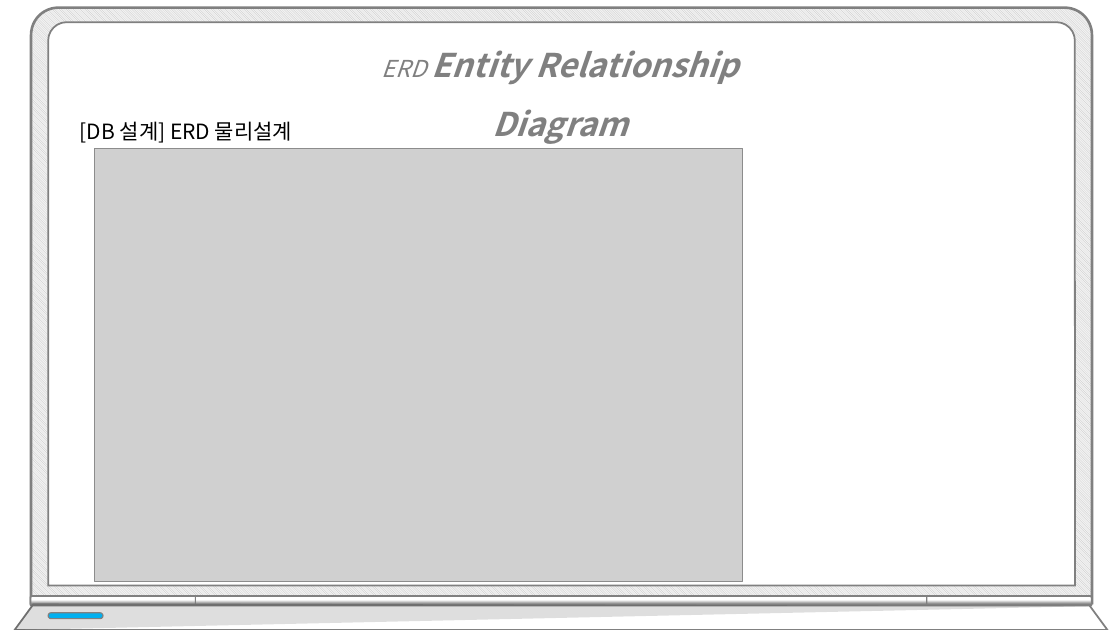
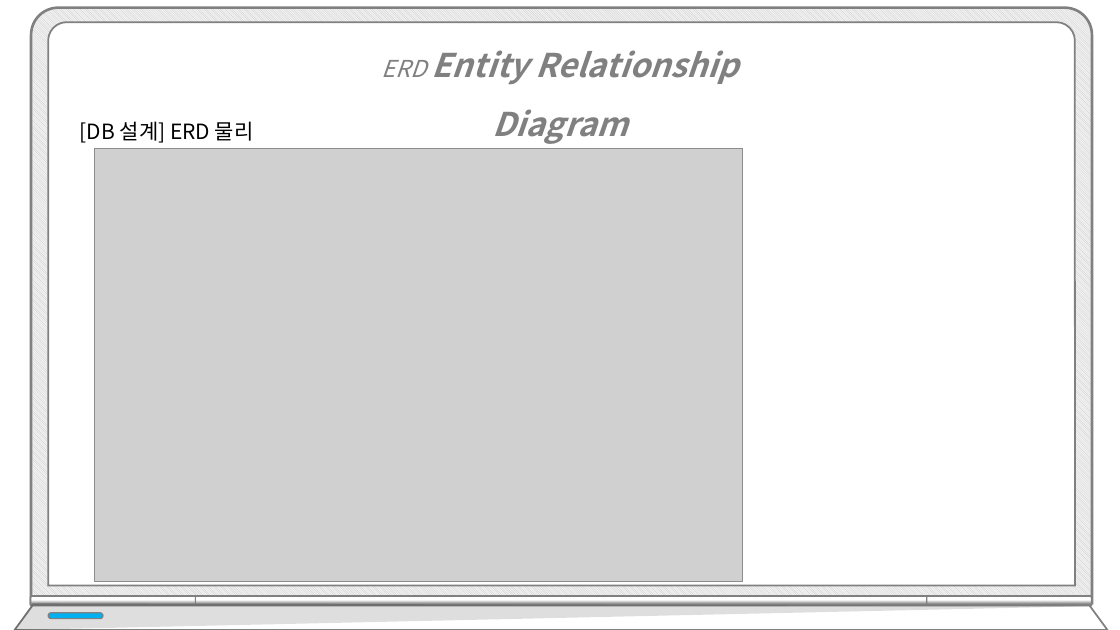
Before and after one commit to hhsw07/ezen-academy-projects, a slide deck: slide 14 of WebContent/발표/4차/프로젝트5_4차.pptx. Drawn at 1120x630 pixels with LibreOffice and Linux fonts; fonts in the diff are those of the drawing; grey boxes stand for pictures. Boxes give left, top, right and bottom in pixels: in the first picture for what was removed or moved away, otherwise in the second. Text is boxed around its words. In the diff, an @@ line names an element or a change of style, - is before the commit and + after.

```diff
--- a/WebContent/발표/4차/프로젝트5_4차.pptx
+++ b/WebContent/발표/4차/프로젝트5_4차.pptx
@@ text at [80, 121, 254, 143]: text changed @@
-[DB 설계] ERD 물리설계
+[DB 설계] ERD 물리
```
Also in this commit, not shown: 15 other slides changed, 7 slides added.
